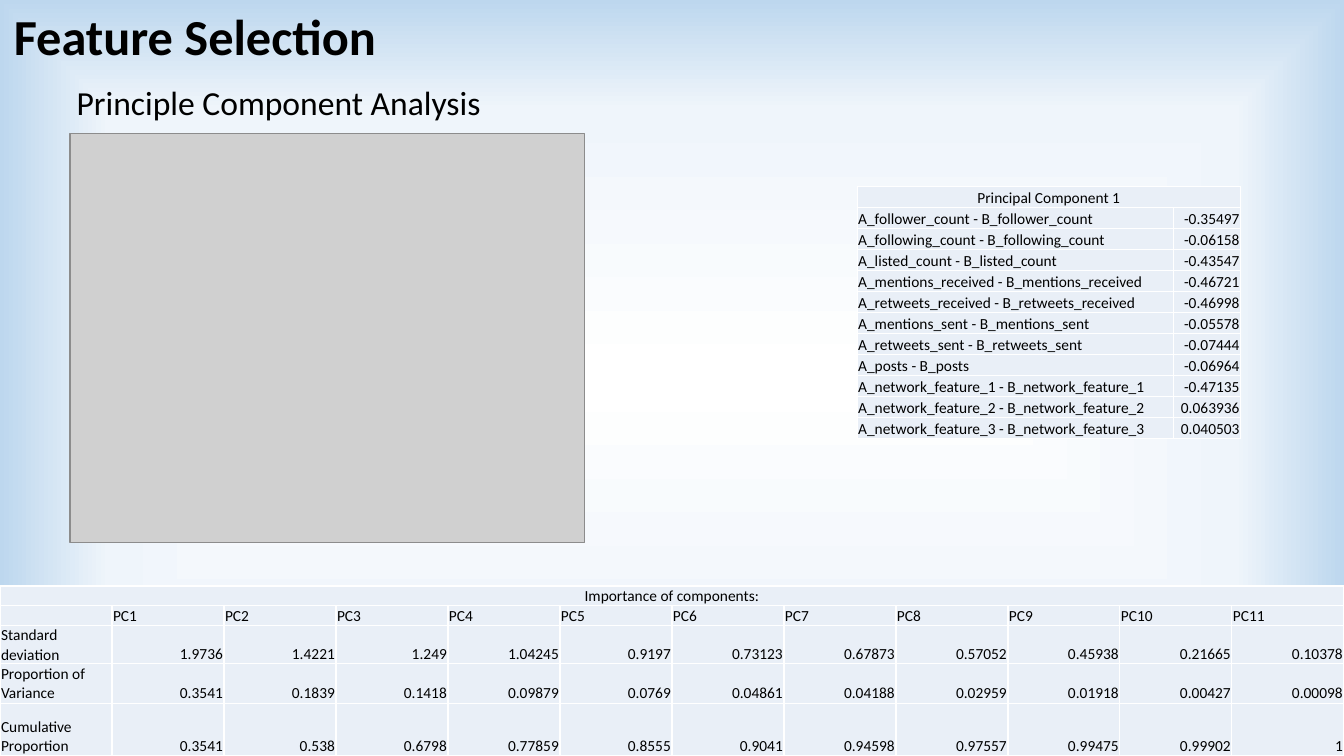
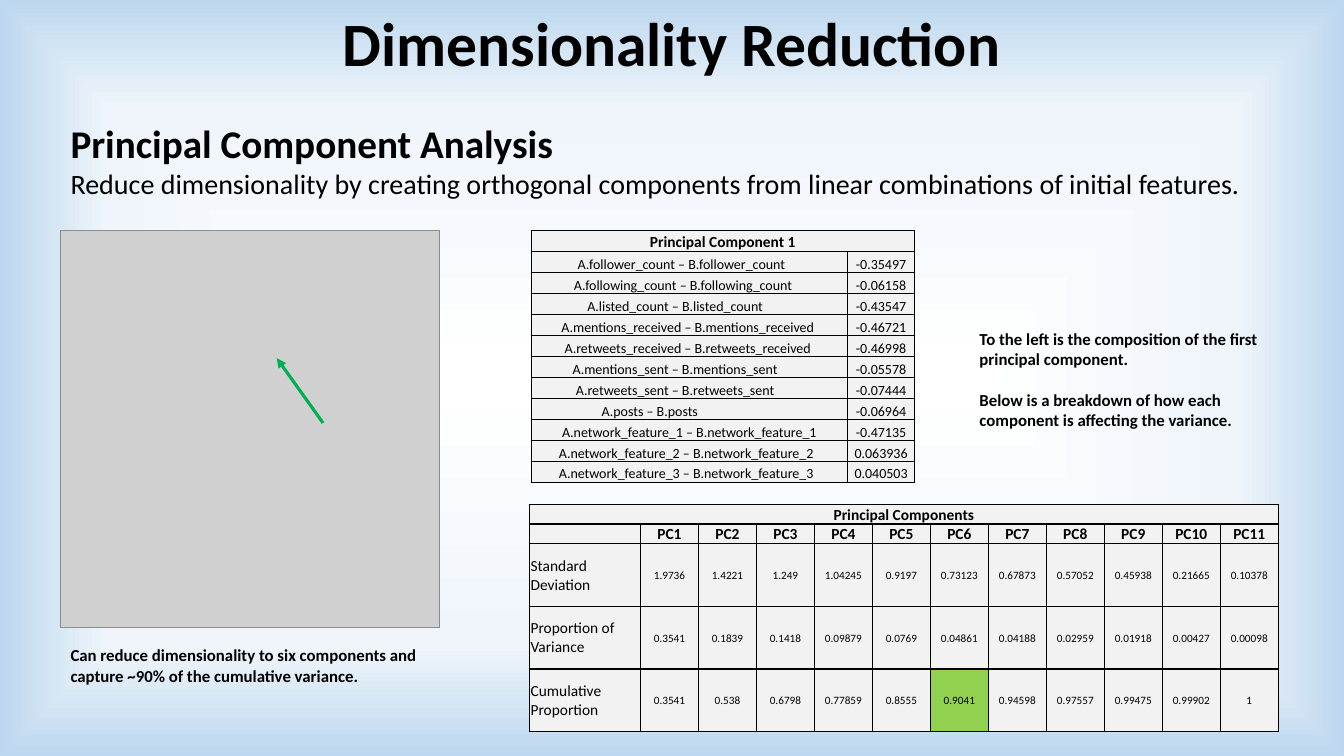
Before and after one commit to akshaymehra24/who-is-more-influential, a slide deck: slide 6 of Predicting Influencers in a Social Network.pptx. Drawn at 1344x756 pixels with LibreOffice and Linux fonts; fonts in the diff are those of the drawing; grey boxes stand for pictures. Boxes give left, top, right and bottom in pixels: in the first picture for what was removed or moved away, otherwise in the second. Text is boxed around its words. In the diff, an @@ line names an element or a change of style, - is before the commit and + after.

```diff
--- a/Predicting Influencers in a Social Network.pptx
+++ b/Predicting Influencers in a Social Network.pptx
@@ text removed at box(14, 19, 375, 56) @@
-Feature Selection
@@ text added at box(343, 22, 1000, 76), 44 pt, text #000000, bold @@
+Dimensionality Reduction
@@ text removed at box(77, 91, 481, 121) @@
-  Principle Component Analysis
@@ text added at box(71, 130, 1240, 199), 20 pt, text #000000 @@
+Principal Component Analysis
+Reduce dimensionality by creating orthogonal components from linear combinations of initial features.
@@ picture: place and size @@
-picture at box(70, 133, 584, 542)
+picture at box(60, 231, 440, 628)
@@ table at box(531, 231, 915, 487) @@
-row 2, column 1: A_follower_count - B_follower_count
+row 2, column 1: A.follower_count – B.follower_count
-row 3, column 1: A_following_count - B_following_count
+row 3, column 1: A.following_count – B.following_count
-row 4, column 1: A_listed_count - B_listed_count
+row 4, column 1: A.listed_count – B.listed_count
-row 5, column 1: A_mentions_received - B_mentions_received
+row 5, column 1: A.mentions_received – B.mentions_received
-row 6, column 1: A_retweets_received - B_retweets_received
+row 6, column 1: A.retweets_received – B.retweets_received
-row 7, column 1: A_mentions_sent - B_mentions_sent
+row 7, column 1: A.mentions_sent – B.mentions_sent
-row 8, column 1: A_retweets_sent - B_retweets_sent
+row 8, column 1: A.retweets_sent – B.retweets_sent
-row 9, column 1: A_posts - B_posts
+row 9, column 1: A.posts – B.posts
-row 10, column 1: A_network_feature_1 - B_network_feature_1
+row 10, column 1: A.network_feature_1 – B.network_feature_1
-row 11, column 1: A_network_feature_2 - B_network_feature_2
+row 11, column 1: A.network_feature_2 – B.network_feature_2
-row 12, column 1: A_network_feature_3 - B_network_feature_3
+row 12, column 1: A.network_feature_3 – B.network_feature_3
@@ fill #EAEFF7 to #F2F2F2 in 23 cells @@
@@ bold on in "Principal Component 1" @@
@@ size 11 to 10 pt in "-0.35497", "-0.06158", "-0.43547", "-0.46721" and 7 more places @@
@@ alignment right to centre @@
@@ borders changed @@
@@ table: place and size @@
-table at box(857, 187, 1241, 440)
+table at box(531, 231, 915, 487)
@@ arrow added from (323, 423) to (277, 358), #00B050 2.25 pt @@
@@ text added at box(979, 333, 1257, 429), 12 pt, text #000000, bold @@
+To the left is the composition of the first principal component.
+Below is a breakdown of how each component is affecting the variance.
@@ table at box(529, 504, 1284, 731) @@
-row 1, column 1: Importance of components:
+row 1, column 1: Principal Components
-row 3, column 1: Standard deviation
+row 3, column 1: Standard / Deviation
@@ fill #EAEFF7 to #F2F2F2 in 48 cells @@
@@ fill #EAEFF7 to #92D050 in row 5, column 7 @@
@@ bold on in "PC1", "PC2", "PC3", "PC4" and 7 more places @@
@@ size 11 to 8 pt in "1.9736", "1.4221", "1.249", "1.04245" and 29 more places @@
@@ alignment left to centre @@
@@ alignment right to centre @@
@@ borders changed @@
@@ table: place and size @@
-table at box(0, 586, 1343, 756)
+table at box(529, 504, 1284, 731)
@@ text added at box(71, 649, 416, 685), 12 pt, text #000000, bold @@
+Can reduce dimensionality to six components and capture ~90% of the cumulative variance.
@@ page number added at box(1233, 731, 1241, 732), 12 pt, text #8C8C8C @@
+6
```
Also in this commit, not shown: 5 other slides changed, 8 slides added, 10 slides removed, 13 other files.
